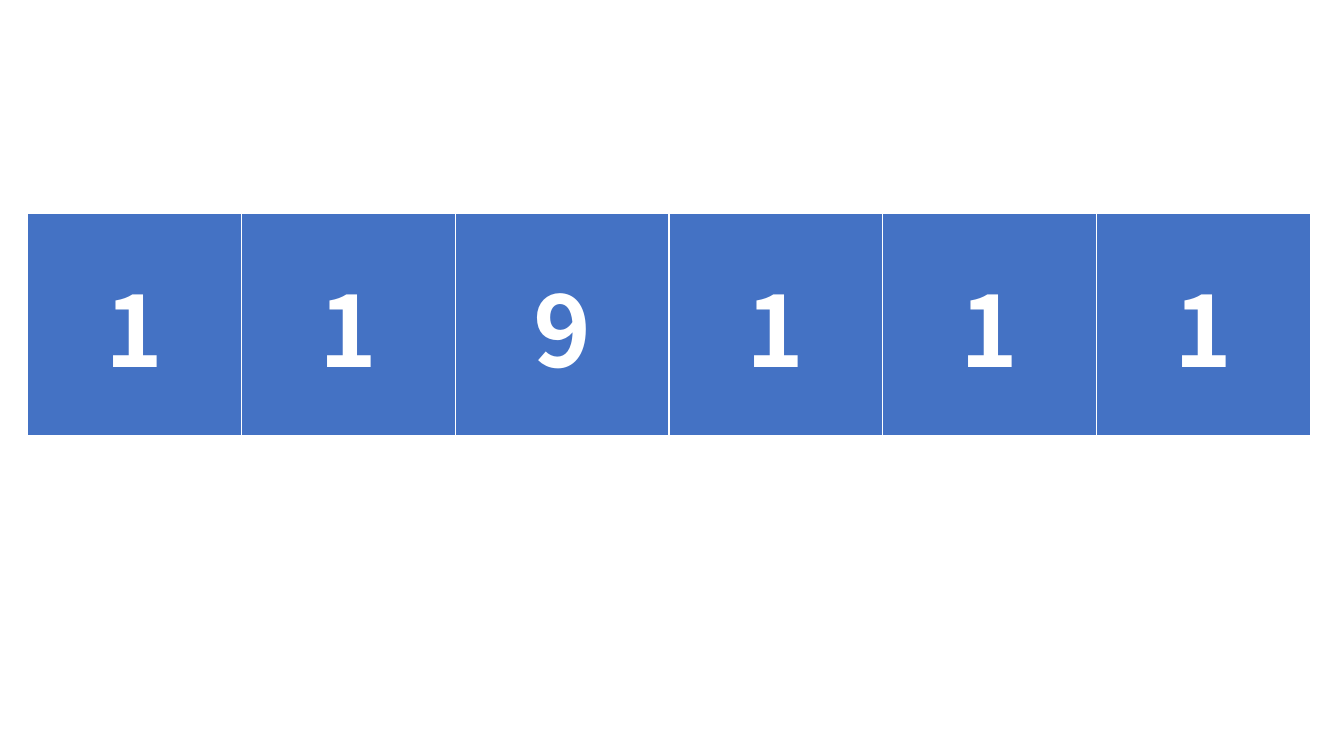
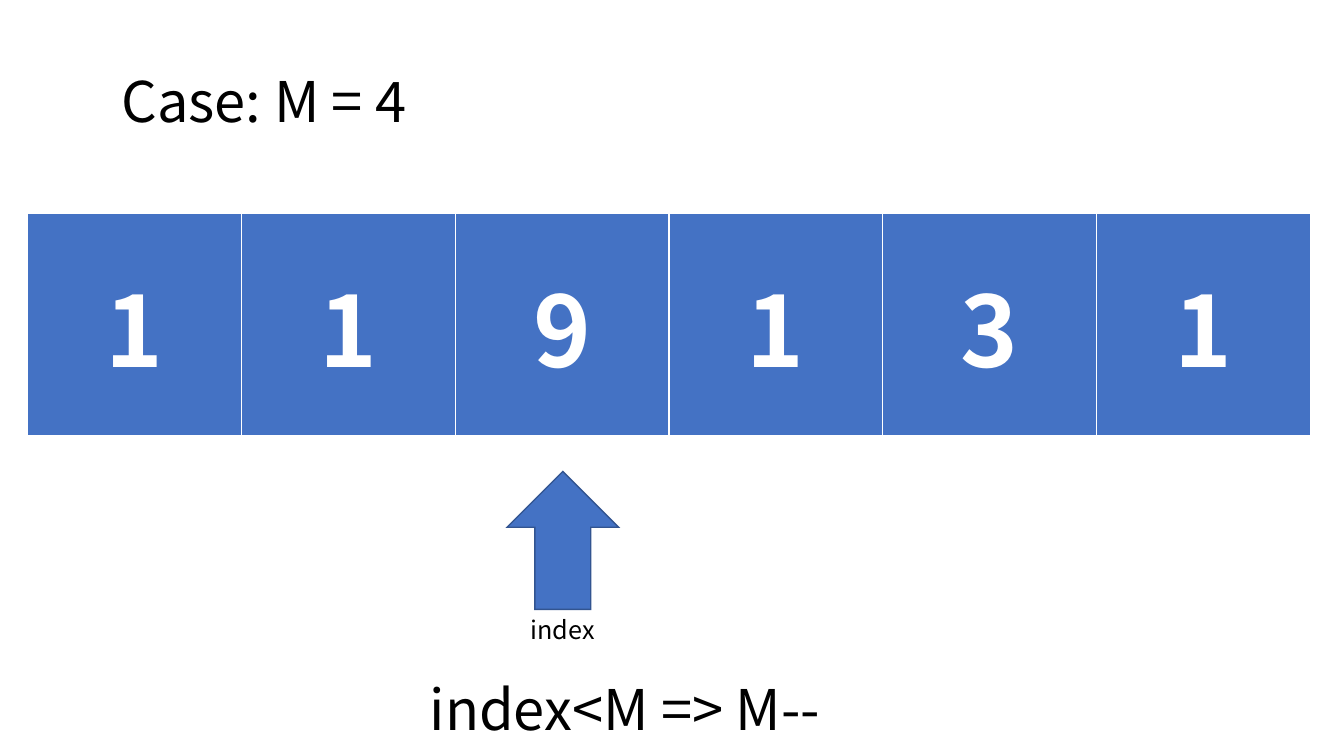
Before and after one commit to wildDoubt/210303_Printer-Queue_CWY, a slide deck: slide 4 of Printer-Queue.pptx (slide 3 before the commit). Drawn at 1344x756 pixels with LibreOffice and Linux fonts; fonts in the diff are those of the drawing. Boxes give left, top, right and bottom in pixels: in the first picture for what was removed or moved away, otherwise in the second. Text is boxed around its words. In the diff, an @@ line names an element or a change of style, - is before the commit and + after.

```diff
--- a/Printer-Queue.pptx
+++ b/Printer-Queue.pptx
@@ text added at (122,80,407,123), 40 pt, text #000000 @@
+Case: M = 4
@@ table at (27,214,1310,437) @@
-row 1, column 5: 1
+row 1, column 5: 3
@@ up arrow added at (507,472,619,610), fill #4472C4, outline #325491 1 pt @@
@@ text added at (531,619,595,640), 18 pt, text #000000 @@
+index
@@ text added at (430,685,820,731), 40 pt, text #000000 @@
+index<M => M--
```
Also in this commit, not shown: 2 slides added, 3 other files.
